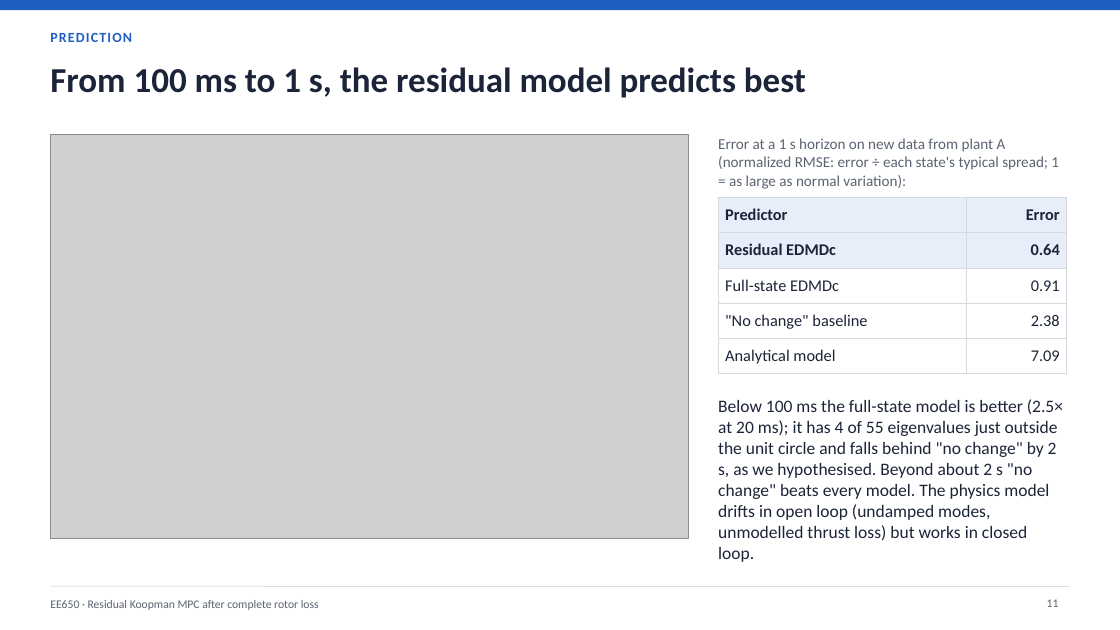
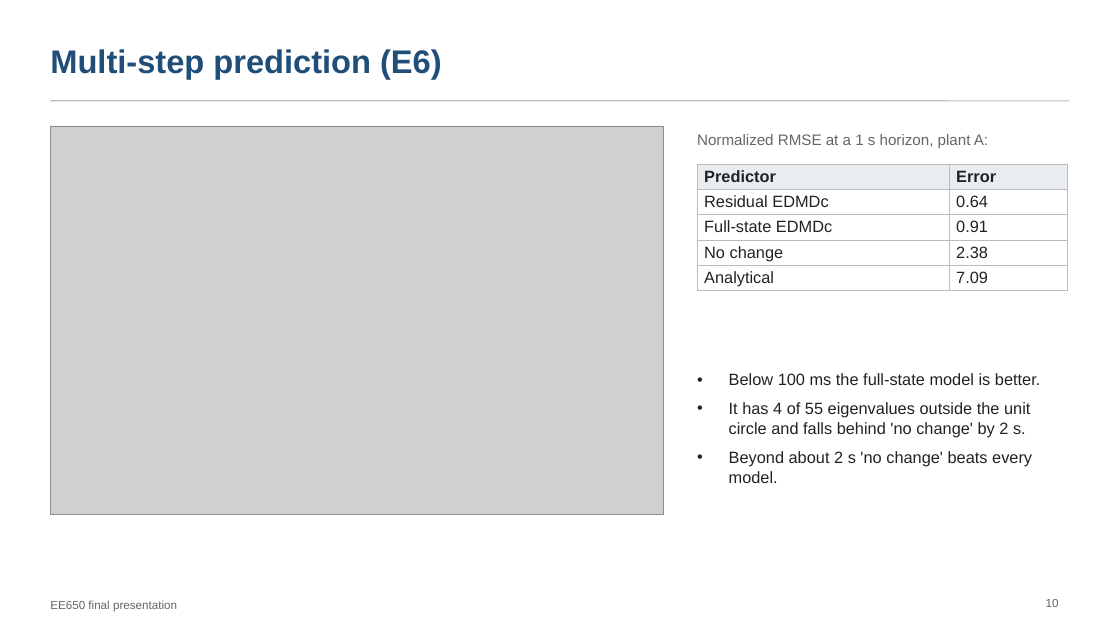
Before and after one commit to pranshuk22/quadrotor-rotor-loss-recovery, a slide deck: slide 10 of docs/deck/final-presentation.pptx (slide 11 before the commit). Drawn at 1120x630 pixels with LibreOffice and Linux fonts; fonts in the diff are those of the drawing; grey boxes stand for pictures. Boxes give left, top, right and bottom in pixels: in the first picture for what was removed or moved away, otherwise in the second. Text is boxed around its words. In the diff, an @@ line names an element or a change of style, - is before the commit and + after.

```diff
--- a/docs/deck/final-presentation.pptx
+++ b/docs/deck/final-presentation.pptx
@@ rectangle removed at [0, 0, 1120, 10] @@
@@ text removed at [50, 33, 132, 42] @@
-PREDICTION
@@ title added at [50, 49, 442, 79], 28 pt, text #1F4E79, bold @@
+Multi-step prediction (E6)
@@ title removed at [50, 67, 806, 98] @@
-From 100 ms to 1 s, the residual model predicts best
@@ line added from (50, 101) to (1070, 101), #BBBBBB 1 pt @@
@@ picture: place and size @@
-picture at [50, 134, 689, 539]
+picture at [50, 126, 664, 515]
@@ text at [697, 134, 988, 148]: text changed; font Calibri to Arial; text colour #5B6472 to #666666 @@
-Error at a 1 s horizon on new data from plant A (normalized RMSE: error ÷ each state's typical spread; 1 = as large as normal variation):
+Normalized RMSE at a 1 s horizon, plant A:
@@ table at [697, 164, 1067, 291] @@
@@ row 4, column 1: ""No change" baseline" to "No change" @@
-row 5, column 1: Analytical model
+row 5, column 1: Analytical
@@ fill #E7EEFA to #E9EDF2 in row 1 @@
@@ fill #E7EEFA to none in row 2 @@
@@ font Calibri to Arial, text colour #1B2438 to #222222 in "Predictor", "Error", "Residual EDMDc", "0.64" and 4 more places @@
@@ bold off in "Residual EDMDc", "0.64" @@
@@ alignment right to left @@
@@ borders changed @@
@@ table: place and size @@
-table at [718, 197, 1067, 368]
+table at [697, 164, 1067, 291]
@@ text at [729, 373, 1040, 483]: text changed; size 15 to 14 pt; font Calibri to Arial; text colour #1B2438 to #222222 @@
-Below 100 ms the full-state model is better (2.5× at 20 ms); it has 4 of 55 eigenvalues just outside the unit circle and falls behind "no change" by 2 s, as we hypothesised. Beyond about 2 s "no change" beats every model. The physics model drifts in open loop (undamped modes, unmodelled thrust loss) but works in closed loop.
+• Below 100 ms the full-state model is better.
+• It has 4 of 55 eigenvalues outside the unit circle and falls behind 'no change' by 2 s.
+• Beyond about 2 s 'no change' beats every model.
@@ line removed from (50, 586) to (1070, 586) @@
@@ page number at [1046, 599, 1059, 607]: text changed; font Calibri to Arial; text colour #5B6472 to #666666 @@
-11
+10
@@ text removed at [50, 600, 319, 610] @@
-EE650 · Residual Koopman MPC after complete rotor loss
@@ text added at [50, 600, 177, 612], 10 pt, text #666666 @@
+EE650 final presentation
```
Also in this commit, not shown: 17 other slides changed, 2 slides added, 4 slides removed, 4 other files.
